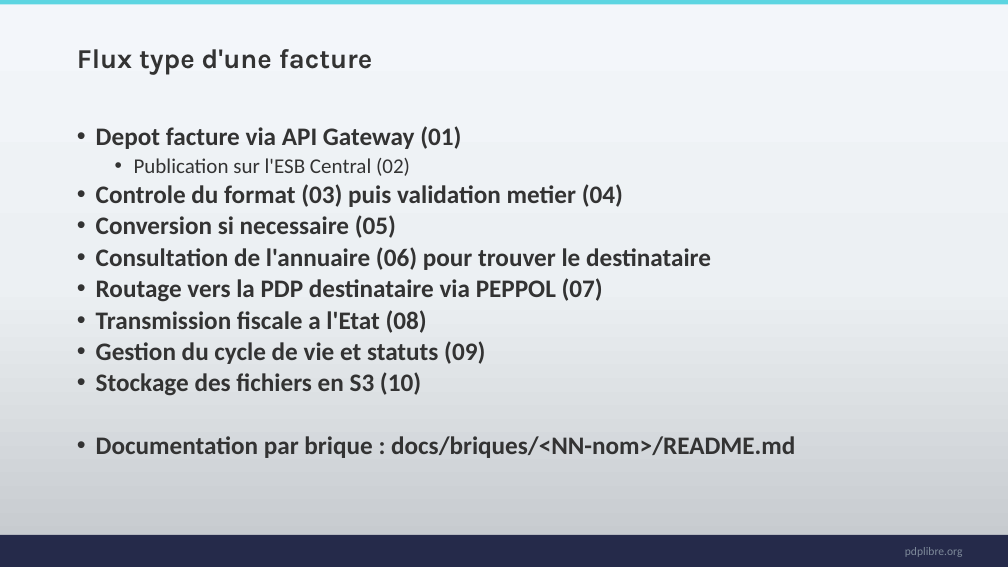
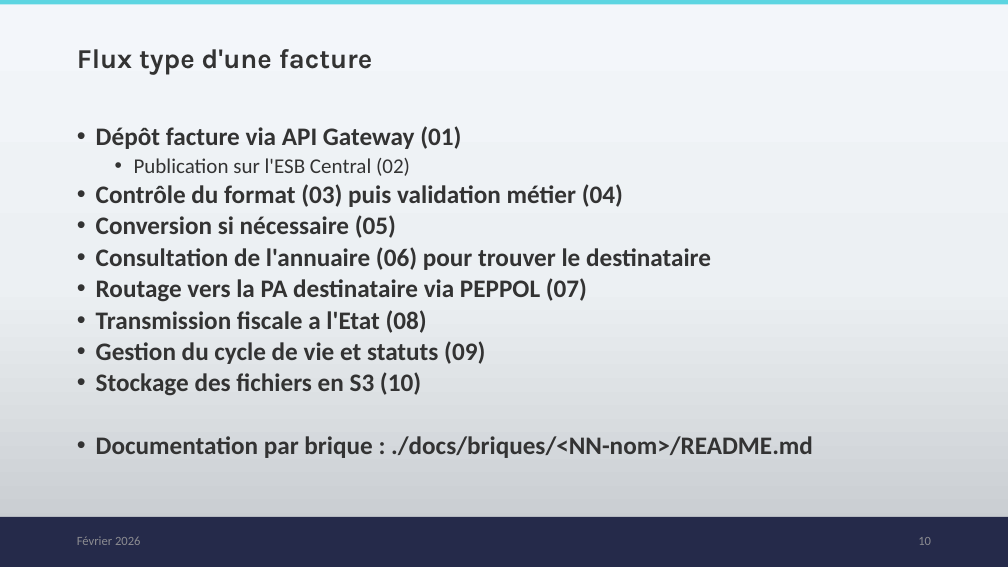
Before and after one commit to PDP-Libre/PA_Communautaire, a slide deck: slide 10 of docs/00_onboarding/onboarding.pptx. Drawn at 1008x567 pixels with LibreOffice and Linux fonts; fonts in the diff are those of the drawing; background and template pictures are left out. Boxes give left, top, right and bottom in pixels: in the first picture for what was removed or moved away, otherwise in the second. Text is boxed around its words. In the diff, an @@ line names an element or a change of style, - is before the commit and + after.

```diff
--- a/docs/00_onboarding/onboarding.pptx
+++ b/docs/00_onboarding/onboarding.pptx
@@ text at [96,126,461,149]: text changed @@
-• Depot facture via API Gateway (01)
+• Dépôt facture via API Gateway (01)
@@ text at [96,184,623,238]: text changed @@
-• Controle du format (03) puis validation metier (04)
-• Conversion si necessaire (05)
+• Contrôle du format (03) puis validation métier (04)
+• Conversion si nécessaire (05)
@@ text at [96,278,587,302]: text changed @@
-• Routage vers la PDP destinataire via PEPPOL (07)
+• Routage vers la PA destinataire via PEPPOL (07)
@@ text at [96,436,813,458]: text changed @@
-• Documentation par brique : docs/briques/<NN-nom>/README.md
+• Documentation par brique : ./docs/briques/<NN-nom>/README.md
@@ rectangle: place and size @@
-rectangle at [0,535,1008,567]
+rectangle at [0,517,1008,567]
@@ text added at [77,536,141,545], 12 pt, text #8D8D92 @@
+Février 2026
@@ page number added at [918,537,931,545], 12 pt, text #8D8D92 @@
+10
@@ text removed at [905,547,963,557] @@
-pdplibre.org
```
Also in this commit, not shown: 40 other slides changed, 1 slide added.
